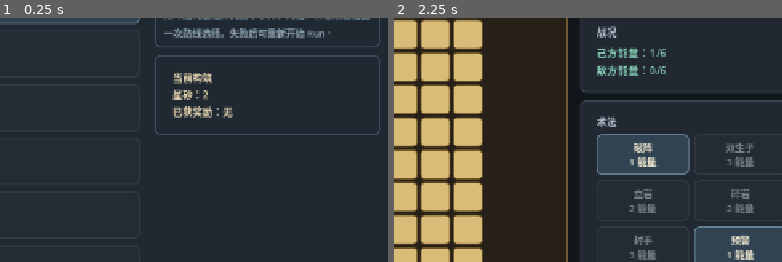
Above: before the commit, frames 1-2 (left to right).
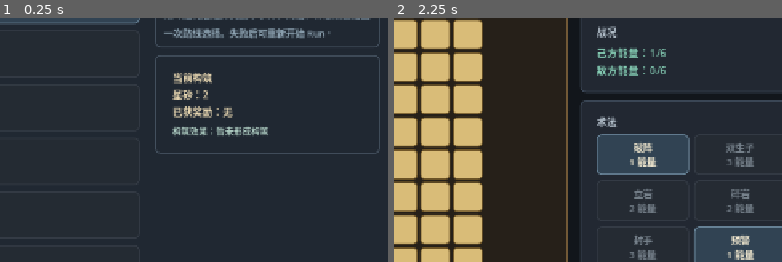
Above: after the commit, the same moments.

Repository: eason522/game
Game: Godot game, scene res://scenes/roguelike/RunMapScene.tscn
Same seed, same stepped clock (60 frames per second), same inputs: the game is played once before the commit and once after it.
Inputs:
- Up to frame 1 (0.25 s): no input
- Up to frame 2 (2.25 s): click "重新开始 Run" at 0.5 s; click "重新开始 Run" at 1.25 s; click "战 试锋之局 可进入 · 对阵 新手棋魂" at 2 s
The pictures show only the part of the screen within x 46-96%, y 38-88%; the shares and areas given below are measured in that part.

The runs differ from the first frame. In frame 1, 1.0% of the frame differs, in the area x 39-98%, y 44-56%; in frame 2, nothing differs.

Commit message:
Polish run map build display

Diff:
--- a/scripts/roguelike/RewardGenerator.gd
+++ b/scripts/roguelike/RewardGenerator.gd
@@ -28,6 +28,11 @@
 	RARITY_RARE: 4,
 }
 
+const EXCLUSIVE_GROUP_LABELS := {
+	"skill_refund": "术法返能",
+	"energy_core": "开局核心",
+}
+
 const REWARD_POOL := [
 	{
 		"id": "deep_breath",
@@ -227,6 +232,67 @@
 	return RARITY_PRICES.get(reward.get("rarity", RARITY_COMMON), 2)
 
 
+func get_reward_effect_summary(reward: Dictionary) -> String:
+	var amount: int = reward.get("amount", 0)
+
+	match reward.get("effect", ""):
+		EFFECT_ENERGY_MAX:
+			return "能量上限 +%d" % amount
+		EFFECT_STARTING_ENERGY:
+			return "开局能量 +%d" % amount
+		EFFECT_EXTRA_SPIRIT_CELLS:
+			return "额外灵脉 +%d" % amount
+		EFFECT_ROCK_BREAK_REFUND:
+			return "碎岩返能 +%d/场" % amount
+		EFFECT_SEAL_REFUND:
+			return "封手返能 +%d/场" % amount
+		_:
+			return "无构筑效果"
+
+
+func get_reward_limit_summary(reward: Dictionary) -> String:
+	var notes: Array = []
+	var max_stack: int = reward.get("max_stack", 0)
+
+	if max_stack > 0:
+		notes.append("最多 %d 层" % max_stack)
+
+	var exclusive_group: String = reward.get("exclusive_group", "")
+
+	if not exclusive_group.is_empty():
+		notes.append("互斥：%s" % EXCLUSIVE_GROUP_LABELS.get(exclusive_group, exclusive_group))
+
+	return " · ".join(notes)
+
+
+func get_build_summary_lines(run_state) -> Array:
+	if run_state == null or not run_state.has_method("get_battle_modifiers"):
+		return ["暂未形成构筑"]
+
+	var modifiers: Dictionary = run_state.get_battle_modifiers()
+	var lines: Array = []
+
+	if modifiers.get("energy_max_bonus", 0) > 0:
+		lines.append("能量上限 +%d" % modifiers.get("energy_max_bonus", 0))
+
+	if modifiers.get("starting_energy_bonus", 0) > 0:
+		lines.append("开局能量 +%d" % modifiers.get("starting_energy_bonus", 0))
+
+	if modifiers.get("extra_spirit_cells", 0) > 0:
+		lines.append("额外灵脉格 +%d" % modifiers.get("extra_spirit_cells", 0))
+
+	if modifiers.get("rock_break_refund_per_battle", 0) > 0:
+		lines.append("碎岩首次返能 +%d/场" % modifiers.get("rock_break_refund_per_battle", 0))
+
+	if modifiers.get("seal_refund_per_battle", 0) > 0:
+		lines.append("封手首次返能 +%d/场" % modifiers.get("seal_refund_per_battle", 0))
+
+	if lines.is_empty():
+		lines.append("暂未形成构筑")
+
+	return lines
+
+
 func _make_reward(template: Dictionary, suffix: String) -> Dictionary:
 	var reward := template.duplicate(true)
 	var source_id: String = template.get("id", "reward")
--- a/scripts/roguelike/RunMapScene.gd
+++ b/scripts/roguelike/RunMapScene.gd
@@ -16,6 +16,7 @@
 var loaded_from_save := false
 var status_label: Label
 var reward_label: Label
+var build_summary_label: Label
 var node_list: VBoxContainer
 var node_buttons: Array = []
 var reward_buttons: Array = []
@@ -23,7 +24,15 @@
 var button_style: StyleBoxFlat
 var button_hover_style: StyleBoxFlat
 var button_disabled_style: StyleBoxFlat
+var event_button_style: StyleBoxFlat
+var event_button_hover_style: StyleBoxFlat
+var shop_button_style: StyleBoxFlat
+var shop_button_hover_style: StyleBoxFlat
+var rest_button_style: StyleBoxFlat
+var rest_button_hover_style: StyleBoxFlat
+var completed_button_style: StyleBoxFlat
 var boss_button_style: StyleBoxFlat
+var boss_button_hover_style: StyleBoxFlat
 
 
 func _ready() -> void:
@@ -39,7 +48,15 @@
 	button_style = _make_panel_style(Color("#314353"), Color("#668195"))
 	button_hover_style = _make_panel_style(Color("#3a5265"), Color("#86a8bd"))
 	button_disabled_style = _make_panel_style(Color("#242b33"), Color("#343b45"))
+	event_button_style = _make_panel_style(Color("#3d354e"), Color("#9077bd"))
+	event_button_hover_style = _make_panel_style(Color("#4b4160"), Color("#b59be1"))
+	shop_button_style = _make_panel_style(Color("#423b2b"), Color("#c59a45"))
+	shop_button_hover_style = _make_panel_style(Color("#514832"), Color("#e1bd6f"))
+	rest_button_style = _make_panel_style(Color("#2f493f"), Color("#72b597"))
+	rest_button_hover_style = _make_panel_style(Color("#385848"), Color("#9ed6bc"))
+	completed_button_style = _make_panel_style(Color("#273038"), Color("#566271"))
 	boss_button_style = _make_panel_style(Color("#4a3030"), Color("#c06b55"))
+	boss_button_hover_style = _make_panel_style(Color("#5a3835"), Color("#de8972"))
 
 
 func _make_panel_style(fill: Color, border: Color) -> StyleBoxFlat:
@@ -217,9 +234,15 @@
 	reward_label.add_theme_color_override("font_color", Color("#f1dfb7"))
 	box.add_child(reward_label)
 
+	build_summary_label = Label.new()
+	build_summary_label.autowrap_mode = TextServer.AUTOWRAP_WORD_SMART
+	build_summary_label.add_theme_font_size_override("font_size", 14)
+	build_summary_label.add_theme_color_override("font_color", Color("#a9c7bd"))
+	box.add_child(build_summary_label)
+
 	for index in range(3):
 		var button := Button.new()
-		button.custom_minimum_size = Vector2(0, 58)
+		button.custom_minimum_size = Vector2(0, 76)
 		button.size_flags_horizontal = Control.SIZE_EXPAND_FILL
 		button.focus_mode = Control.FOCUS_NONE
 		button.pressed.connect(_claim_panel_choice_at.bind(index))
@@ -335,14 +358,9 @@
 			status_text,
 			enemy_text,
 		]
+		button.tooltip_text = _node_tooltip(node)
 		button.disabled = not run_state.can_enter_node(index)
-
-		if node.get("type", "") == RunStateScript.NODE_BOSS and node.get("status", "") == RunStateScript.STATUS_AVAILABLE:
-			button.add_theme_stylebox_override("normal", boss_button_style)
-			button.add_theme_stylebox_override("hover", boss_button_style)
-		else:
-			button.add_theme_stylebox_override("normal", button_style)
-			button.add_theme_stylebox_override("hover", button_hover_style)
+		_apply_node_button_style(button, node)
 
 	if status_label == null:
 		return
@@ -375,6 +393,7 @@
 		return
 
 	var reward_titles := run_state.get_reward_titles()
+	_refresh_build_summary()
 
 	if run_state.has_pending_reward():
 		reward_label.text = "战利品三选一\n已获奖励：%s" % ["无" if reward_titles.is_empty() else "、".join(reward_titles)]
@@ -387,7 +406,12 @@
 
 			if has_option:
 				var reward: Dictionary = run_state.pending_rewards[index]
-				button.text = "%s\n%s" % [_format_reward_title(reward), reward.get("description", "")]
+				button.text = "%s\n%s\n%s" % [
+					_format_reward_title(reward),
+					reward_generator.get_reward_effect_summary(reward),
+					reward.get("description", ""),
+				]
+				button.tooltip_text = _format_reward_tooltip(reward)
 
 		return
 
@@ -409,7 +433,9 @@
 				var choice: Dictionary = run_state.pending_node_choices[index]
 				var cost: int = choice.get("cost", 0)
 				var cost_text := "" if cost <= 0 else "（花费 %d 星砂）" % cost
-				button.text = "%s%s\n%s" % [_format_choice_title(choice), cost_text, choice.get("description", "")]
+				var effect_text := reward_generator.get_reward_effect_summary(choice) if _is_reward_like_choice(choice) else _choice_effect_summary(choice)
+				button.text = "%s%s\n%s\n%s" % [_format_choice_title(choice), cost_text, effect_text, choice.get("description", "")]
+				button.tooltip_text = _format_reward_tooltip(choice) if _is_reward_like_choice(choice) else choice.get("description", "")
 				button.disabled = not run_state.can_claim_node_choice(choice.get("id", ""))
 
 		return
@@ -418,6 +444,42 @@
 
 	for button in reward_buttons:
 		button.visible = false
+		button.tooltip_text = ""
+
+
+func _refresh_build_summary() -> void:
+	if build_summary_label == null:
+		return
+
+	var lines := reward_generator.get_build_summary_lines(run_state)
+	build_summary_label.text = "构筑效果：%s" % " / ".join(lines)
+
+
+func _apply_node_button_style(button: Button, node: Dictionary) -> void:
+	var normal_style := button_style
+	var hover_style := button_hover_style
+
+	match node.get("type", ""):
+		RunStateScript.NODE_EVENT:
+			normal_style = event_button_style
+			hover_style = event_button_hover_style
+		RunStateScript.NODE_SHOP:
+			normal_style = shop_button_style
+			hover_style = shop_button_hover_style
+		RunStateScript.NODE_REST:
+			normal_style = rest_button_style
+			hover_style = rest_button_hover_style
+		RunStateScript.NODE_BOSS:
+			normal_style = boss_button_style
+			hover_style = boss_button_hover_style
+
+	if node.get("status", "") == RunStateScript.STATUS_COMPLETED:
+		normal_style = completed_button_style
+		hover_style = completed_button_style
+
+	button.add_theme_stylebox_override("normal", normal_style)
+	button.add_theme_stylebox_override("hover", hover_style)
+	button.add_theme_stylebox_override("pressed", hover_style)
 
 
 func _type_mark(node_type: String) -> String:
@@ -457,8 +519,38 @@
 	return " · 对阵 %s" % EnemyAI.get_profile_name_for_id(profile_id)
 
 
+func _node_tooltip(node: Dictionary) -> String:
+	var parts := [
+		node.get("description", ""),
+		"类型：%s" % _node_type_label(node.get("type", "")),
+		"状态：%s" % _status_text(node.get("status", RunStateScript.STATUS_LOCKED)),
+	]
+	var enemy := _enemy_text(node)
+
+	if not enemy.is_empty():
+		parts.append(enemy.trim_prefix(" · "))
+
+	return "\n".join(parts)
+
+
+func _node_type_label(node_type: String) -> String:
+	match node_type:
+		RunStateScript.NODE_START:
+			return "起点"
+		RunStateScript.NODE_EVENT:
+			return "事件"
+		RunStateScript.NODE_SHOP:
+			return "商店"
+		RunStateScript.NODE_REST:
+			return "休息"
+		RunStateScript.NODE_BOSS:
+			return "Boss"
+		_:
+			return "战斗"
+
+
 func _format_choice_title(choice: Dictionary) -> String:
-	if choice.get("choice_type", "") == RewardGeneratorScript.CHOICE_REWARD or not choice.get("effect", "").is_empty():
+	if _is_reward_like_choice(choice):
 		return _format_reward_title(choice)
 
 	return choice.get("title", "选择")
@@ -466,3 +558,30 @@
 
 func _format_reward_title(reward: Dictionary) -> String:
 	return "[%s] %s" % [reward_generator.get_rarity_label(reward), reward.get("title", "奖励")]
+
+
+func _format_reward_tooltip(reward: Dictionary) -> String:
+	var notes := [
+		reward.get("description", ""),
+		"效果：%s" % reward_generator.get_reward_effect_summary(reward),
+	]
+	var limit_text := reward_generator.get_reward_limit_summary(reward)
+
+	if not limit_text.is_empty():
+		notes.append(limit_text)
+
+	return "\n".join(notes)
+
+
+func _is_reward_like_choice(choice: Dictionary) -> bool:
+	return choice.get("choice_type", "") == RewardGeneratorScript.CHOICE_REWARD or not choice.get("effect", "").is_empty()
+
+
+func _choice_effect_summary(choice: Dictionary) -> String:
+	match choice.get("choice_type", ""):
+		RewardGeneratorScript.CHOICE_COINS:
+			return "星砂 +%d" % choice.get("amount", 0)
+		RewardGeneratorScript.CHOICE_SKIP:
+			return "保留当前构筑"
+		_:
+			return "路线选择"
--- a/tests/roguelike_run_smoke.gd
+++ b/tests/roguelike_run_smoke.gd
@@ -31,6 +31,7 @@
 	_assert_reward_choice_blocks_progress_and_applies_modifier()
 	_assert_route_choices_block_progress_and_apply_effects()
 	_assert_reward_rarity_stack_limits_and_prices()
+	_assert_reward_build_summary_text()
 	_assert_state_roundtrip()
 	_assert_local_save_roundtrip()
 
@@ -334,3 +335,46 @@
 
 	if generator.get_price_for_reward({"rarity": RewardGeneratorScript.RARITY_RARE}) <= generator.get_price_for_reward({"rarity": RewardGeneratorScript.RARITY_COMMON}):
 		failures.append("run reward tuning: rare rewards should cost more than common rewards")
+
+
+func _assert_reward_build_summary_text() -> void:
+	var state := RunStateScript.new(MapGeneratorScript.new().generate_linear_route())
+	var generator := RewardGeneratorScript.new()
+	state.rewards.append({
+		"id": "summary_energy",
+		"source_id": "summary_energy",
+		"title": "灵息深蓄",
+		"effect": RewardGeneratorScript.EFFECT_ENERGY_MAX,
+		"amount": 1,
+		"rarity": RewardGeneratorScript.RARITY_COMMON,
+		"max_stack": 3,
+	})
+	state.rewards.append({
+		"id": "summary_refund",
+		"source_id": "rock_echo",
+		"title": "碎岩回响",
+		"effect": RewardGeneratorScript.EFFECT_ROCK_BREAK_REFUND,
+		"amount": 1,
+		"rarity": RewardGeneratorScript.RARITY_UNCOMMON,
+		"max_stack": 1,
+		"exclusive_group": "skill_refund",
+	})
+
+	var summary_lines := generator.get_build_summary_lines(state)
+
+	if not summary_lines.has("能量上限 +1"):
+		failures.append("run reward display: build summary should include energy max bonus")
+		return
+
+	if not summary_lines.has("碎岩首次返能 +1/场"):
+		failures.append("run reward display: build summary should include rock refund")
+		return
+
+	if generator.get_reward_effect_summary(state.rewards[0]) != "能量上限 +1":
+		failures.append("run reward display: reward effect summary should describe energy max")
+		return
+
+	var limit_text := generator.get_reward_limit_summary(state.rewards[1])
+
+	if not limit_text.contains("最多 1 层") or not limit_text.contains("互斥：术法返能"):
+		failures.append("run reward display: reward limit summary should describe stack and exclusive group")
Not shown, changed: README.md
